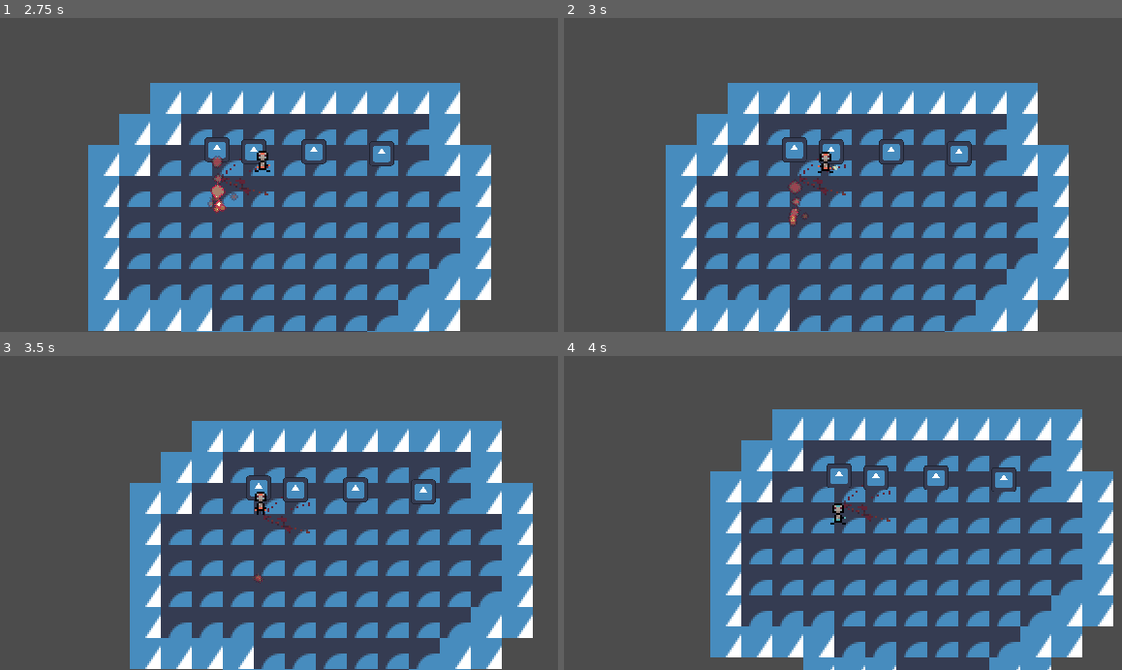
Above: before the commit, frames 1-4 (two rows, left to right).
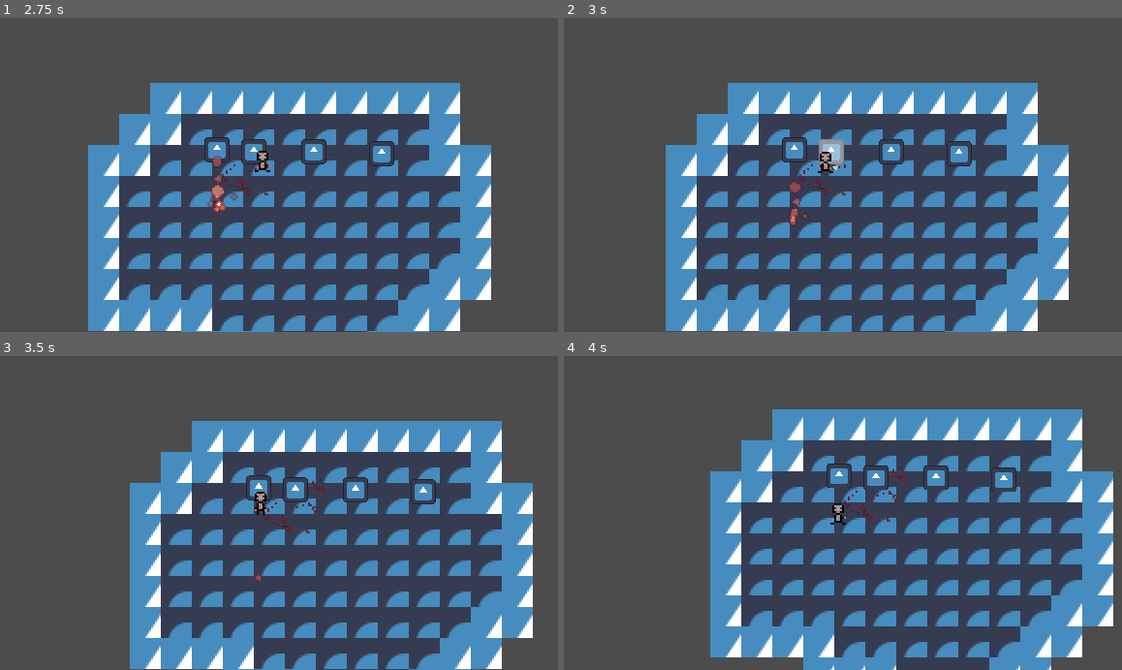
Above: after the commit, the same moments.

Repository: OlliO6/Granted-Wish
Game: Godot game, scene res://content/main.tscn
Two runs of this game, one before a commit and one after it. Both use one fixed random seed, a clock stepped at 60 frames per second and the inputs below. The engine's default icon, where the game draws it, is replaced by a stand-in: a white triangle on a blue panel in a dark square.
Inputs (mouse positions are in pixels of both pictures, inside the frame that each line leads up to):
- Up to frame 1 (2.75 s): tap Enter at 0.5 s; move the mouse to (251, 237) at 0.52 s; press the mouse at (251, 237) at 0.53 s; hold W (move_up) 0.53-2.03 s; move the mouse to (446, 222) at 1.27 s; release the mouse at (446, 222) at 1.28 s; tap Mouse wheel down (next_spell) at 1.35 s; move the mouse to (111, 127) at 2.02 s; hold A (move_left) from 2.03 s (still down); hold Mouse wheel up (previous_spell) from 2.03 s (still down)
- Up to frame 2 (3 s): keep holding A (move_left); move the mouse to (870, 175) at 2.77 s; release Mouse wheel up (previous_spell) at 2.78 s; click (870, 175) at 2.85 s
- Up to frame 3 (3.5 s): keep holding A (move_left)
- Up to frame 4 (4 s): move the mouse to (759, 434) at 3.52 s; release A (move_left) at 3.53 s; hold S (move_down) from 3.53 s (still down); hold Mouse wheel down (next_spell) from 3.53 s (still down)

Frame 1 is identical in both runs. In frame 2, 0.3% of the frame differs, in the area x 45-51%, y 38-47%; in frame 3, less than 0.1%; in frame 4, less than 0.1%.
Error before the commit: Parse Error: Could not find type "KnockbackData" in the current scope. (res://components/fighting/damage_dealer.gd:6)

Commit message:
Make flexible knockback system and apply it to player

Diff:
--- a/components/fighting/damage_dealer.gd
+++ b/components/fighting/damage_dealer.gd
@@ -3,6 +3,8 @@
 
 @export var damage: int = 1
 @export var directional: bool = true
+# Increases knockback and stuff
+@export var impact_force: float = 1
 @export var knockback: KnockbackData
 # Wont deal damage if dead
 @export var killable: Killable
--- a/components/fighting/damage_receiver.gd
+++ b/components/fighting/damage_receiver.gd
@@ -35,8 +35,8 @@
 	if health:
 		health.take_damage(dmg)
 
-	if knockback:
-		knockback.start_knockback()
+	if knockback and dealer.knockback:
+		knockback.start_knockback(dealer.global_rotation, dealer.knockback)
 
 func is_invincible() -> bool:
 	return invincible or invis_timer > 0
--- a/components/fighting/knockback.gd
+++ /dev/null
@@ -1,7 +0,0 @@
-class_name Knockback
-extends Node
-
-var velocity: Vector2
-
-func start_knockback() -> void:
-	pass
--- /dev/null
+++ b/components/fighting/knockback/knockback.gd
@@ -0,0 +1,43 @@
+class_name Knockback
+extends Node2D
+
+signal knockback_started
+signal knockback_ended
+
+@export var strenght_multiplier: float = 1
+
+var velocity: Vector2
+var unrepress_movement: float
+
+var _knocking: bool
+var _time_passed: float
+var _current_data: KnockbackData
+
+func _process(delta: float) -> void:
+
+	if _knocking:
+		_time_passed += delta
+		_process_knockback()
+		if !_knocking:
+			knockback_ended.emit()
+
+func is_knocking() -> bool:
+	return _knocking
+
+func start_knockback(direction: float, data: KnockbackData) -> void:
+
+	_knocking = true
+	_current_data = data
+	_time_passed = 0
+	global_rotation = direction
+
+	knockback_started.emit()
+
+func _process_knockback() -> void:
+
+	var progress = clampf(_time_passed / _current_data.duration, 0, 1)
+	velocity = _current_data.strenght * strenght_multiplier * _current_data.velocity_curve.sample(progress) * transform.x
+	unrepress_movement = _current_data.unrepress_movement_curve.sample(progress)
+
+	if _time_passed >= _current_data.duration:
+		_knocking = false
--- /dev/null
+++ b/components/fighting/knockback/knockback_data.gd
@@ -0,0 +1,7 @@
+class_name KnockbackData
+extends Resource
+
+@export var duration: float
+@export var strenght: float
+@export var velocity_curve: Curve
+@export var unrepress_movement_curve: Curve
--- /dev/null
+++ b/components/fighting/knockback/large_knockback.tres
@@ -0,0 +1,18 @@
+[gd_resource type="Resource" script_class="KnockbackData" load_steps=4 format=3 uid="uid://beaxnkdfuwvvp"]
+
+[ext_resource type="Script" path="res://components/fighting/knockback/knockback_data.gd" id="1_evsy5"]
+
+[sub_resource type="Curve" id="Curve_n7rp0"]
+_data = [Vector2(0, 0), 0.0, 0.0, 0, 0, Vector2(1, 1), 1.24962, 0.0, 0, 0]
+point_count = 2
+
+[sub_resource type="Curve" id="Curve_p8xyq"]
+_data = [Vector2(0, 1), 0.0, 0.0, 0, 0, Vector2(1, 0.0106467), 0.0, 0.0, 0, 0]
+point_count = 2
+
+[resource]
+script = ExtResource("1_evsy5")
+duration = 0.35
+strenght = 150.0
+velocity_curve = SubResource("Curve_p8xyq")
+unrepress_movement_curve = SubResource("Curve_n7rp0")
--- /dev/null
+++ b/components/fighting/knockback/medium_knockback.tres
@@ -0,0 +1,18 @@
+[gd_resource type="Resource" script_class="KnockbackData" load_steps=4 format=3 uid="uid://bmgi6xtytij76"]
+
+[ext_resource type="Script" path="res://components/fighting/knockback/knockback_data.gd" id="1_wjabt"]
+
+[sub_resource type="Curve" id="Curve_7xyct"]
+_data = [Vector2(0, 0), 0.0, 0.0, 0, 0, Vector2(1, 1), 1.24962, 0.0, 0, 0]
+point_count = 2
+
+[sub_resource type="Curve" id="Curve_e3vsa"]
+_data = [Vector2(0, 1), 0.0, 0.0, 0, 0, Vector2(1, 0.0106467), 0.0, 0.0, 0, 0]
+point_count = 2
+
+[resource]
+script = ExtResource("1_wjabt")
+duration = 0.3
+strenght = 80.0
+velocity_curve = SubResource("Curve_e3vsa")
+unrepress_movement_curve = SubResource("Curve_7xyct")
--- /dev/null
+++ b/components/fighting/knockback/small_knockback.tres
@@ -0,0 +1,18 @@
+[gd_resource type="Resource" script_class="KnockbackData" load_steps=4 format=3 uid="uid://bj02h8vlqos0j"]
+
+[ext_resource type="Script" path="res://components/fighting/knockback/knockback_data.gd" id="1_6enu4"]
+
+[sub_resource type="Curve" id="Curve_xof1o"]
+_data = [Vector2(0, 0), 0.0, 0.0, 0, 0, Vector2(1, 0.661672), 1.24962, 0.0, 0, 0]
+point_count = 2
+
+[sub_resource type="Curve" id="Curve_0covl"]
+_data = [Vector2(0, 1), 0.0, 0.0, 0, 0, Vector2(1, 0.0106467), 0.0, 0.0, 0, 0]
+point_count = 2
+
+[resource]
+script = ExtResource("1_6enu4")
+duration = 0.2
+strenght = 35.0
+velocity_curve = SubResource("Curve_0covl")
+unrepress_movement_curve = SubResource("Curve_xof1o")
--- a/content/entities/spells/fire/fire_spell.tscn
+++ b/content/entities/spells/fire/fire_spell.tscn
@@ -1,7 +1,8 @@
-[gd_scene load_steps=32 format=3 uid="uid://b7ifegmm708j0"]
+[gd_scene load_steps=33 format=3 uid="uid://b7ifegmm708j0"]
 
 [ext_resource type="Script" path="res://components/fighting/damage_dealer.gd" id="1_pehbd"]
 [ext_resource type="Script" path="res://components/fighting/killable.gd" id="2_2nxna"]
+[ext_resource type="Resource" uid="uid://bmgi6xtytij76" path="res://components/fighting/knockback/medium_knockback.tres" id="2_nrrx3"]
 [ext_resource type="AudioStream" uid="uid://81oq30bkr5jj" path="res://sfx/spells/fire_spell_sustain.mp3" id="3_cvpat"]
 [ext_resource type="Script" path="res://components/fighting/attack_area.gd" id="4_0vw7e"]
 [ext_resource type="Texture2D" uid="uid://3ko6dglu7234" path="res://vfx/particle_sheet.png" id="4_5a2no"]
@@ -302,8 +303,10 @@
 
 [node name="FireSpell" type="Node2D"]
 
-[node name="DamageDealer" type="Node2D" parent="."]
+[node name="DamageDealer" type="Node2D" parent="." node_paths=PackedStringArray("killable")]
 script = ExtResource("1_pehbd")
+knockback = ExtResource("2_nrrx3")
+killable = NodePath("../Killable")
 
 [node name="Killable" type="Node" parent="."]
 script = ExtResource("2_2nxna")
@@ -363,7 +366,7 @@
 bus = &"Sfx"
 
 [connection signal="died" from="Killable" to="AnimationPlayer" method="play" binds= ["die"]]
+[connection signal="died" from="Killable" to="Area2D/AttackArea" method="set_active" binds= [false]]
 [connection signal="body_entered" from="Area2D" to="Killable" method="die" unbinds=1]
 [connection signal="body_entered" from="Area2D" to="ImpactAudioPlayer2D" method="play" unbinds=1]
-[connection signal="damage_applied" from="Area2D/AttackArea" to="Killable" method="die" unbinds=1]
 [connection signal="damage_applied" from="Area2D/AttackArea" to="ImpactAudioPlayer2D" method="play" unbinds=1]
--- a/player/player.gd
+++ b/player/player.gd
@@ -8,7 +8,7 @@
 @onready var sm: StateMachine = get_node("StateMachine")
 @onready var idle_state: State = get_node("StateMachine/IdleState")
 @onready var run_state: State = get_node("StateMachine/RunState")
-@onready var damage_state: State = get_node("StateMachine/DamageState")
+@onready var knockback_state: State = get_node("StateMachine/KnockbackState")
 
 func _process(_delta: float) -> void:
 	anim_sprite.material.set("shader_parameter/invis", dmg_receiver.is_invincible())
@@ -29,8 +29,9 @@
 			if move_input == Vector2.ZERO:
 				sm.switch_state(idle_state)
 
-		damage_state:
+		knockback_state:
 			velocity = knockback_component.velocity
+			velocity += knockback_component.unrepress_movement * move_input * movement_speed
 
 	move_and_slide()
 
@@ -46,3 +47,10 @@
 
 func _on_took_damage() -> void:
 	pass # Replace with function body.
+
+func _on_knockback_started() -> void:
+	sm.switch_state(knockback_state)
+
+func _on_knockback_ended() -> void:
+	if knockback_state.is_active():
+		sm.switch_state(idle_state)
--- a/player/player.tscn
+++ b/player/player.tscn
@@ -7,7 +7,7 @@
 [ext_resource type="Script" path="res://components/fighting/damage_receiver.gd" id="1_v2v0g"]
 [ext_resource type="Script" path="res://components/fighting/health.gd" id="2_blm1e"]
 [ext_resource type="Script" path="res://components/state.gd" id="2_mo2lt"]
-[ext_resource type="Script" path="res://components/fighting/knockback.gd" id="6_wvrdg"]
+[ext_resource type="Script" path="res://components/fighting/knockback/knockback.gd" id="6_bqetv"]
 [ext_resource type="Script" path="res://player/spell_caster.gd" id="8_4qdl6"]
 [ext_resource type="Resource" uid="uid://capjs85u3qpvr" path="res://content/entities/spells/fire/fire_spell.tres" id="9_e8mk7"]
 [ext_resource type="AudioStream" uid="uid://c11pfc1stax0m" path="res://sfx/spells/fire_spell_cast.mp3" id="10_vi8ss"]
@@ -138,19 +138,20 @@
 [node name="RunState" type="Node" parent="StateMachine"]
 script = ExtResource("2_mo2lt")
 
-[node name="DamageState" type="Node" parent="StateMachine"]
+[node name="KnockbackState" type="Node" parent="StateMachine"]
 script = ExtResource("2_mo2lt")
 
-[node name="DamageReceiver" type="Node" parent="." node_paths=PackedStringArray("health")]
+[node name="DamageReceiver" type="Node" parent="." node_paths=PackedStringArray("health", "knockback")]
 script = ExtResource("1_v2v0g")
 invis_time = 2.0
 health = NodePath("../Health")
+knockback = NodePath("../Knockback")
 
 [node name="Health" type="Node" parent="."]
 script = ExtResource("2_blm1e")
 
-[node name="Knockback" type="Node" parent="."]
-script = ExtResource("6_wvrdg")
+[node name="Knockback" type="Node2D" parent="."]
+script = ExtResource("6_bqetv")
 
 [node name="CollisionShape2D" type="CollisionShape2D" parent="."]
 position = Vector2(0, -2)
@@ -175,7 +176,9 @@
 
 [connection signal="state_entered" from="StateMachine/IdleState" to="AnimatedSprite2D" method="play" binds= ["idle"]]
 [connection signal="state_entered" from="StateMachine/RunState" to="AnimatedSprite2D" method="play" binds= ["run"]]
-[connection signal="state_entered" from="StateMachine/DamageState" to="AnimatedSprite2D" method="play" binds= ["damage"]]
+[connection signal="state_entered" from="StateMachine/KnockbackState" to="AnimatedSprite2D" method="play" binds= ["damage"]]
 [connection signal="invis_time_ended" from="DamageReceiver" to="." method="_on_invis_time_ended"]
 [connection signal="took_damage" from="DamageReceiver" to="." method="_on_took_damage"]
+[connection signal="knockback_ended" from="Knockback" to="." method="_on_knockback_ended"]
+[connection signal="knockback_started" from="Knockback" to="." method="_on_knockback_started"]
 [connection signal="selected_spell_changed" from="SpellCaster" to="." method="_on_selected_spell_changed" flags=3]
--- a/vfx/blood_effect/blood_spawner.gd
+++ b/vfx/blood_effect/blood_spawner.gd
@@ -7,3 +7,6 @@
 	var effect := effect_scn.instantiate() as Node2D
 	Globals.get_blood_viewport().add_child(effect)
 	effect.transform = global_transform
+
+func _on_damage_receiver_damage_taken(_amount: int, dealer: DamageDealer) -> void:
+	global_rotation = dealer.global_rotation
